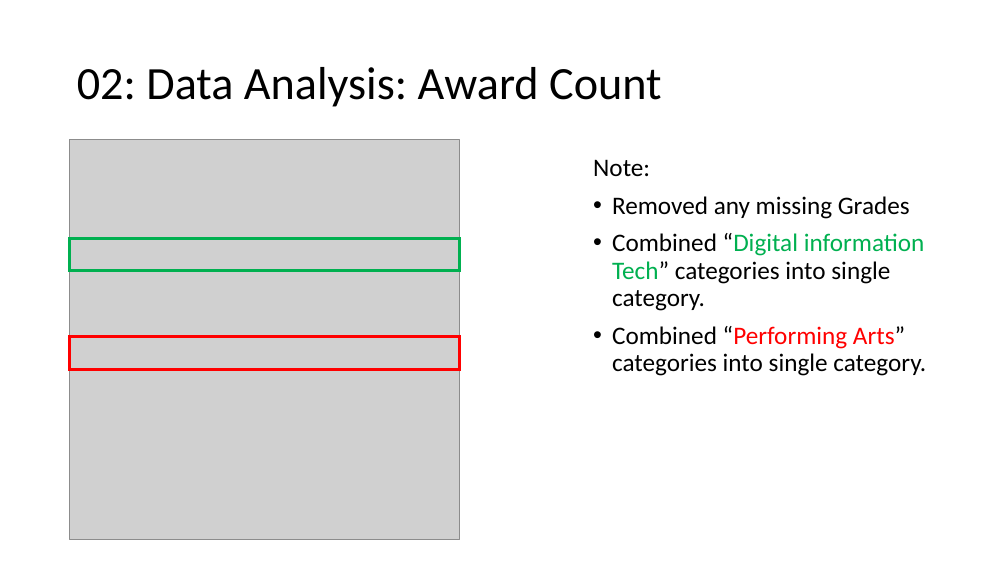
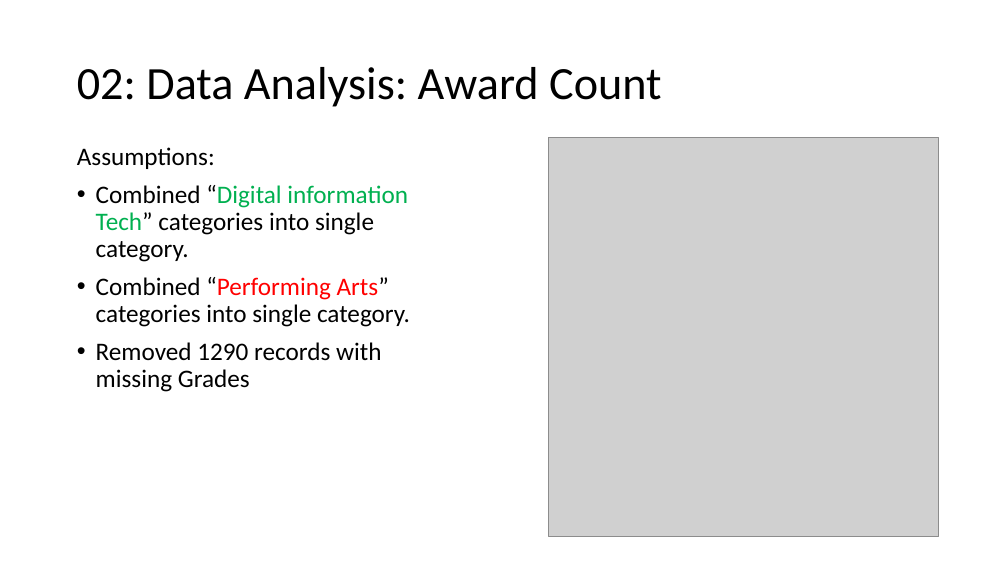
Before and after one commit to kanghinlee/interview_prep, a slide deck: slide 8 of pearson_edu_presentation/Pearson_edu_presentation.pptx. Drawn at 1008x567 pixels with LibreOffice and Linux fonts; fonts in the diff are those of the drawing; grey boxes stand for pictures. Boxes give left, top, right and bottom in pixels: in the first picture for what was removed or moved away, otherwise in the second. Text is boxed around its words. In the diff, an @@ line names an element or a change of style, - is before the commit and + after.

```diff
--- a/pearson_edu_presentation/Pearson_edu_presentation.pptx
+++ b/pearson_edu_presentation/Pearson_edu_presentation.pptx
@@ text "Assumptions:": place and size @@
-text "Assumptions:" at box(593, 159, 926, 376)
+text "Assumptions:" at box(77, 147, 410, 392)
@@ text at box(77, 147, 215, 169): text changed @@
-Note:
-• Removed any missing Grades
+Assumptions:
@@ picture: place and size @@
-picture at box(70, 140, 460, 539)
+picture at box(549, 138, 939, 537)
@@ rectangle removed at box(70, 238, 460, 271) @@
@@ rectangle removed at box(70, 337, 460, 369) @@
@@ text at box(96, 342, 381, 392): paragraph added @@
+• Removed 1290 records with missing Grades
```
Also in this commit, not shown: 4 other slides changed, 2 slides added, 2 other files.
